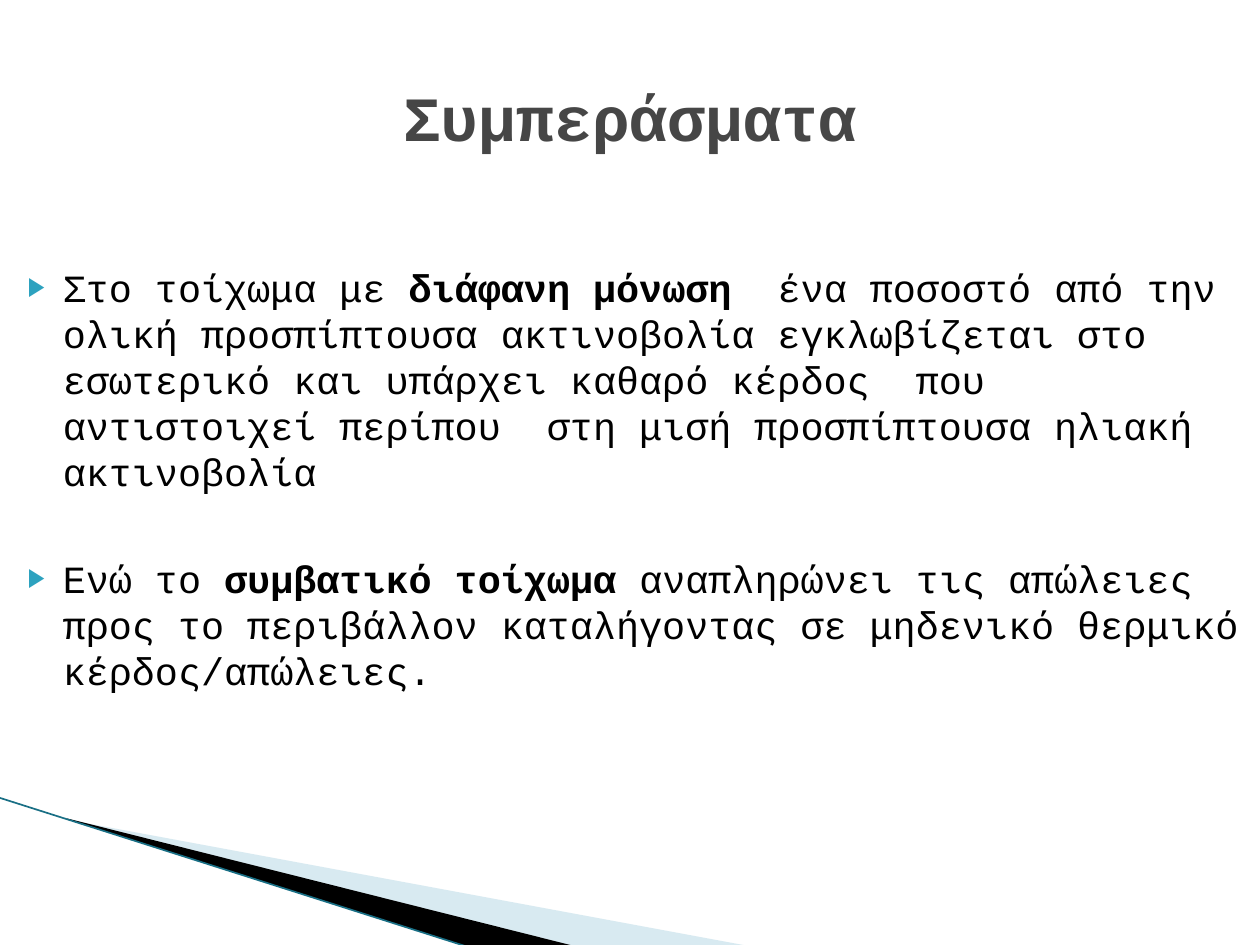
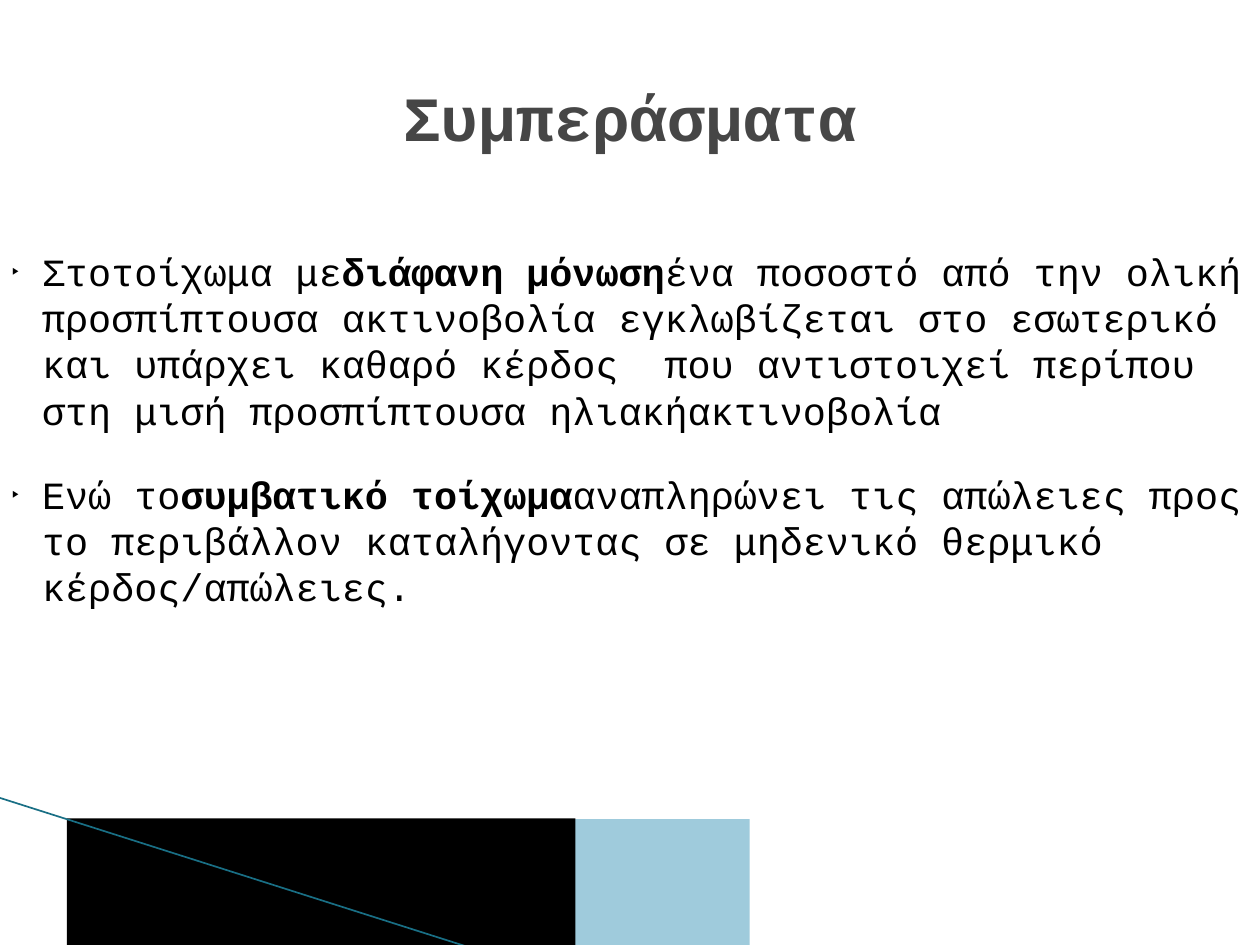
Before and after one commit to DeathNex/bark_GUI, a slide deck: slide 33 of Thesis Documents/Info on bark (chapter 2)/(2) Παρουσίαση πτυχιακής.pptx. Drawn at 1260x945 pixels with LibreOffice and Linux fonts; fonts in the diff are those of the drawing; background and template pictures are left out. Boxes give left, top, right and bottom in pixels: in the first picture for what was removed or moved away, otherwise in the second. Text is boxed around its words. In the diff, an @@ line names an element or a change of style, - is before the commit and + after.

```diff
--- a/Thesis Documents/Info on bark (chapter 2)/(2) Παρουσίαση πτυχιακής.pptx
+++ b/Thesis Documents/Info on bark (chapter 2)/(2) Παρουσίαση πτυχιακής.pptx
@@ text at [42,259,1241,609]: text changed @@
-▶ Στο τοίχωμα με διάφανη μόνωση ένα ποσοστό από την ολική προσπίπτουσα ακτινοβολία εγκλωβίζεται στο εσωτερικό και υπάρχει καθαρό κέρδος που αντιστοιχεί περίπου στη μισή προσπίπτουσα ηλιακή ακτινοβολία
-▶ Ενώ το συμβατικό τοίχωμα αναπληρώνει τις απώλειες προς το περιβάλλον καταλήγοντας σε μηδενικό θερμικό κέρδος/απώλειες.
+▶ Στοτοίχωμα μεδιάφανη μόνωσηένα ποσοστό από την ολική προσπίπτουσα ακτινοβολία εγκλωβίζεται στο εσωτερικό και υπάρχει καθαρό κέρδος που αντιστοιχεί περίπου στη μισή προσπίπτουσα ηλιακήακτινοβολία
+▶ Ενώ τοσυμβατικό τοίχωμααναπληρώνει τις απώλειες προς το περιβάλλον καταλήγοντας σε μηδενικό θερμικό κέρδος/απώλειες.
@@ line (0, 798) - (467, 945): stroke #97C5D8 0.95 pt to #196F85 0.96 pt @@
@@ freeform shape removed at [67,818,576,945] @@
@@ rectangle added at [67,818,576,945], fill #000000 @@
@@ freeform shape removed at [69,819,750,945] @@
@@ rectangle added at [69,819,750,945], fill #9FCBDC @@
```
Also in this commit, not shown: 33 other slides changed, 53 other files.
